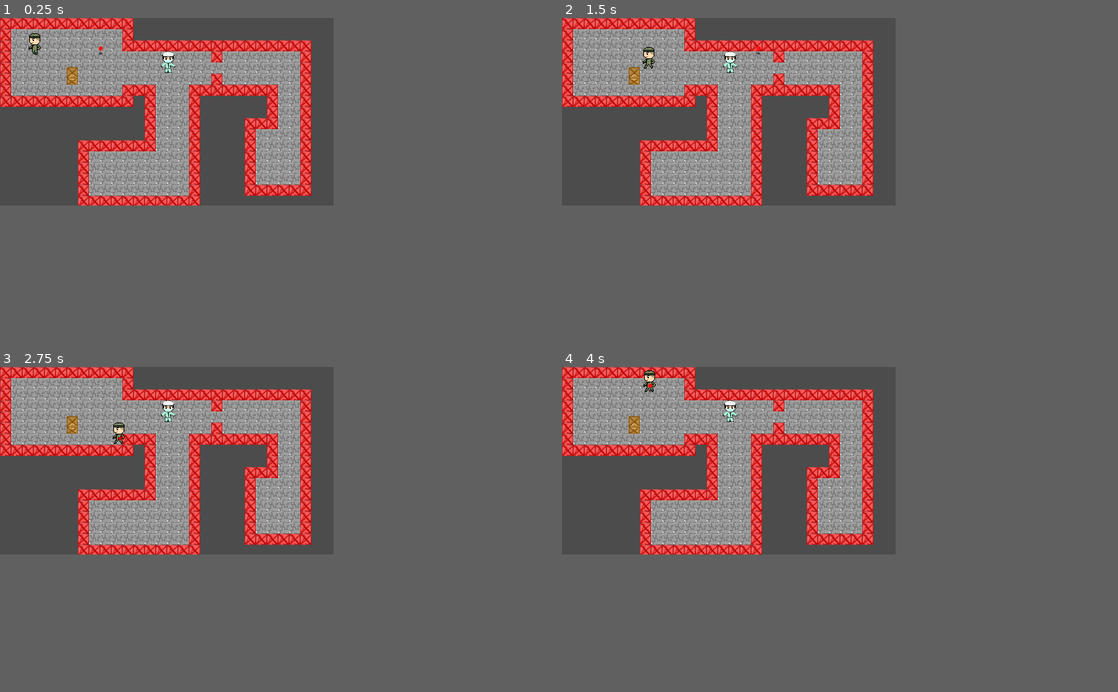
Above: before the commit, frames 1-4 (two rows, left to right).
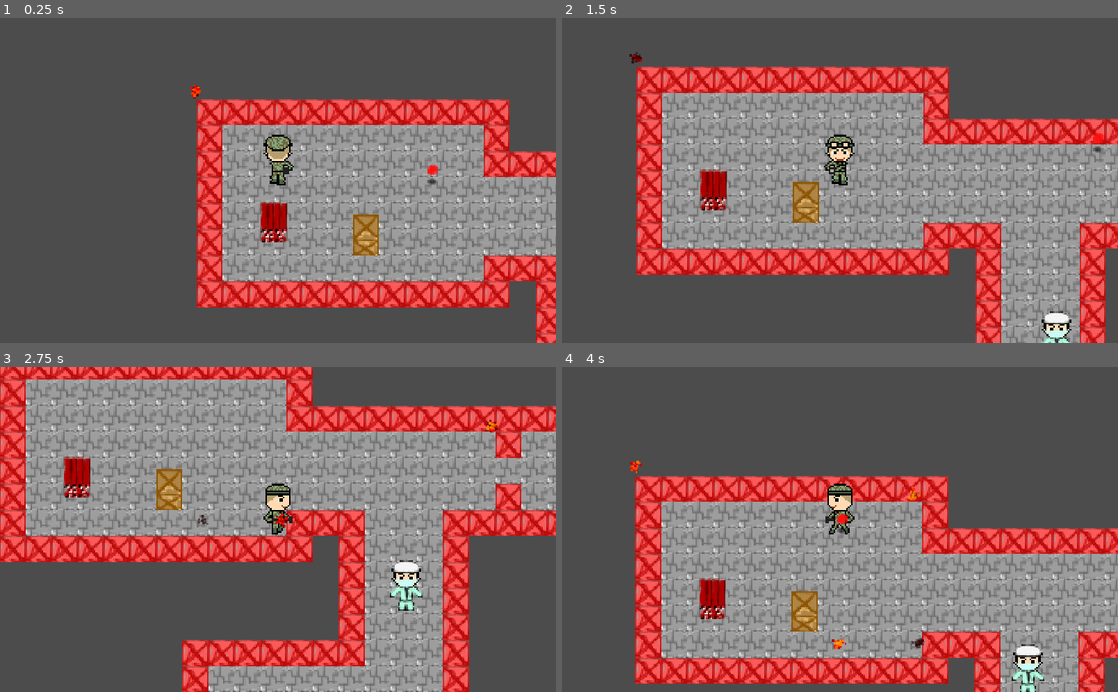
Above: after the commit, the same moments.

Repository: EnderGnar/outofcontrol-game
Game: Godot game, scene res://Scenes/World.tscn
Same seed, same stepped clock (60 frames per second), same inputs: the game is played once before the commit and once after it.
Inputs:
- Up to frame 1 (0.25 s): no input
- Up to frame 2 (1.5 s): hold D (move_right) 0.53-1.28 s; hold S (move_down) from 1.28 s (still down)
- Up to frame 3 (2.75 s): release S (move_down) at 2.03 s; hold D (move_right) from 2.03 s (still down)
- Up to frame 4 (4 s): release D (move_right) at 2.78 s; hold W (move_up) 2.78-3.53 s; hold A (move_left) from 3.53 s (still down)
The window is 480x270 before the commit and 800x468 after it. Grey fills any space a smaller window leaves; there, only what the larger window draws over its background counts as a difference.

The runs differ from the first frame. In frame 1, 57% of the frame differs, in the area x 0-100%, y 0-100%; in frame 2, 59%; in frame 3, 59%; in frame 4, 62%.
Error before the commit: Invalid get index '0' (on base: 'Array'). (res://Scripts/Scientist.gd:14)

Commit message:
Explosive

Diff:
--- /dev/null
+++ b/Scenes/Explosive.tscn
@@ -0,0 +1,30 @@
+[gd_scene load_steps=6 format=2]
+
+[ext_resource path="res://Assets/Objects/explosive/default.png" type="Texture" id=1]
+[ext_resource path="res://Scripts/Explosive.gd" type="Script" id=2]
+[ext_resource path="res://Scenes/Explosion.tscn" type="PackedScene" id=3]
+
+[sub_resource type="SpriteFrames" id=1]
+animations = [ {
+"frames": [ ExtResource( 1 ) ],
+"loop": true,
+"name": "default",
+"speed": 5.0
+} ]
+
+[sub_resource type="RectangleShape2D" id=2]
+extents = Vector2( 8, 8 )
+
+[node name="Explosive" type="StaticBody2D"]
+collision_layer = 4
+collision_mask = 0
+script = ExtResource( 2 )
+Explosion = ExtResource( 3 )
+
+[node name="Sprite" type="AnimatedSprite" parent="."]
+position = Vector2( 8, 0 )
+frames = SubResource( 1 )
+
+[node name="Collider" type="CollisionShape2D" parent="."]
+position = Vector2( 8, 8 )
+shape = SubResource( 2 )
--- a/Scenes/Player.tscn
+++ b/Scenes/Player.tscn
@@ -141,24 +141,24 @@
 
 [sub_resource type="SpriteFrames" id=1]
 animations = [ {
+"frames": [ ExtResource( 50 ), ExtResource( 51 ), ExtResource( 52 ), ExtResource( 53 ), ExtResource( 66 ), ExtResource( 81 ), ExtResource( 82 ), ExtResource( 64 ), ExtResource( 67 ), ExtResource( 73 ), ExtResource( 57 ), ExtResource( 65 ), ExtResource( 80 ), ExtResource( 60 ), ExtResource( 83 ), ExtResource( 58 ), ExtResource( 68 ), ExtResource( 74 ), ExtResource( 78 ), ExtResource( 79 ), ExtResource( 61 ), ExtResource( 69 ), ExtResource( 76 ), ExtResource( 84 ), ExtResource( 85 ), ExtResource( 86 ), ExtResource( 59 ), ExtResource( 62 ), ExtResource( 63 ), ExtResource( 70 ), ExtResource( 87 ), ExtResource( 71 ), ExtResource( 56 ), ExtResource( 72 ), ExtResource( 75 ), ExtResource( 77 ), ExtResource( 89 ), ExtResource( 88 ), ExtResource( 91 ), ExtResource( 90 ), ExtResource( 92 ), ExtResource( 47 ), ExtResource( 93 ), ExtResource( 116 ) ],
+"loop": true,
+"name": "move_right",
+"speed": 3.5
+}, {
 "frames": [ ExtResource( 102 ), ExtResource( 104 ), ExtResource( 126 ), ExtResource( 127 ), ExtResource( 120 ), ExtReso …(768 unchanged characters)…
 "loop": true,
-"name": "left",
-"speed": 3.5
-}, {
-"frames": [ ExtResource( 50 ), ExtResource( 51 ), ExtResource( 52 ), ExtResource( 53 ), ExtResource( 66 ), ExtResource( 81 ), ExtResource( 82 ), ExtResource( 64 ), ExtResource( 67 ), ExtResource( 73 ), ExtResource( 57 ), ExtResource( 65 ), ExtResource( 80 ), ExtResource( 60 ), ExtResource( 83 ), ExtResource( 58 ), ExtResource( 68 ), ExtResource( 74 ), ExtResource( 78 ), ExtResource( 79 ), ExtResource( 61 ), ExtResource( 69 ), ExtResource( 76 ), ExtResource( 84 ), ExtResource( 85 ), ExtResource( 86 ), ExtResource( 59 ), ExtResource( 62 ), ExtResource( 63 ), ExtResource( 70 ), ExtResource( 87 ), ExtResource( 71 ), ExtResource( 56 ), ExtResource( 72 ), ExtResource( 75 ), ExtResource( 77 ), ExtResource( 89 ), ExtResource( 88 ), ExtResource( 91 ), ExtResource( 90 ), ExtResource( 92 ), ExtResource( 47 ), ExtResource( 93 ), ExtResource( 116 ) ],
-"loop": true,
-"name": "right",
+"name": "move_left",
 "speed": 3.5
 }, {
 "frames": [ ExtResource( 54 ), ExtResource( 55 ), ExtResource( 48 ), ExtResource( 49 ) ],
 "loop": true,
-"name": "up",
+"name": "move_up",
 "speed": 7.0
 }, {
 "frames": [ ExtResource( 1 ), ExtResource( 10 ), ExtResource( 13 ), ExtResource( 12 ), ExtResource( 3 ), ExtResource( 5 …(723 unchanged characters)…
 "loop": true,
-"name": "down",
+"name": "move_down",
 "speed": 7.0
 } ]
 
@@ -171,10 +171,10 @@
 script = ExtResource( 2 )
 Bullet = ExtResource( 4 )
 
-[node name="Animation" type="AnimatedSprite" parent="."]
+[node name="Sprite" type="AnimatedSprite" parent="."]
 position = Vector2( 0, -12.8216 )
 frames = SubResource( 1 )
-animation = "left"
+animation = "move_up"
 
 [node name="CollisionShape2D" type="CollisionShape2D" parent="."]
 position = Vector2( 0, 0.00944281 )
--- a/Scenes/Scientist.tscn
+++ b/Scenes/Scientist.tscn
@@ -19,7 +19,6 @@
 collision_layer = 4
 collision_mask = 4
 script = ExtResource( 2 )
-Waypoints = [  ]
 
 [node name="Animation" type="AnimatedSprite" parent="."]
 position = Vector2( 0, -12.8216 )
--- a/Scenes/World.tscn
+++ b/Scenes/World.tscn
@@ -6,6 +6,8 @@
 [ext_resource path="res://Scenes/Explosion.tscn" type="PackedScene" id=4]
 [ext_resource path="res://Scenes/Box.tscn" type="PackedScene" id=5]
 [ext_resource path="res://Scenes/Scientist.tscn" type="PackedScene" id=6]
+[ext_resource path="res://Scripts/MainCam.gd" type="Script" id=7]
+[ext_resource path="res://Scenes/Explosive.tscn" type="PackedScene" id=8]
 
 [sub_resource type="ConvexPolygonShape2D" id=1]
 points = PoolVector2Array( 16, 16, 0, 16, 0, 0, 16, 0 )
@@ -63,10 +65,26 @@
 [node name="Player" parent="." instance=ExtResource( 2 )]
 position = Vector2( 50, 50 )
 
+[node name="MainCam" type="Camera2D" parent="Player"]
+zoom = Vector2( 0.333, 0.333 )
+script = ExtResource( 7 )
+
 [node name="Explosion" parent="." instance=ExtResource( 4 )]
 
 [node name="Box" parent="." instance=ExtResource( 5 )]
 position = Vector2( 96, 80 )
 
 [node name="Scientist" parent="." instance=ExtResource( 6 )]
-position = Vector2( 242.308, 75.0815 )
+position = Vector2( 263.838, 194.245 )
+Waypoints = [ Vector2( 230, 100 ), Vector2( 265, 100 ), Vector2( 265, 200 ), Vector2( 230, 200 ) ]
+
+[node name="Scientist2" parent="." instance=ExtResource( 6 )]
+position = Vector2( 424.765, 55 )
+Waypoints = [ Vector2( 424, 55 ) ]
+
+[node name="Scientist3" parent="." instance=ExtResource( 6 )]
+position = Vector2( 407.55, 55 )
+Waypoints = [ Vector2( 407, 55 ) ]
+
+[node name="Explosive" parent="." instance=ExtResource( 8 )]
+position = Vector2( 39.5051, 72.1989 )
--- a/Scripts/Explosion.gd
+++ b/Scripts/Explosion.gd
@@ -1,4 +1,18 @@
 extends Node2D
+
+var time = 0
+var offset = 0
+
+func _ready():
+	if offset == 0:
+		$Particle.emitting = true
+		$Timer.start()
+
+func _physics_process(delta):
+	time += delta
+	if time >= offset:
+		$Particle.emitting = true
+		$Timer.start()
 
 func _timeout():
 	get_parent().remove_child(self)
--- /dev/null
+++ b/Scripts/Explosive.gd
@@ -0,0 +1,25 @@
+extends StaticBody2D
+
+var health = 1
+
+var radius = 20
+
+export(PackedScene) var Explosion
+
+# Called when the node enters the scene tree for the first time.
+func _ready():
+	$Sprite.animation = "default"
+	pass # Replace with function body.
+
+func collision(_bullet):
+	health -= 1
+	if health <= 0:
+		$Collider.disabled = true
+		for _i in range(50):
+			var explosion = Explosion.instance()
+			var rad = rand_range(0, radius)
+			var dir = rand_range(0,PI*2)
+			explosion.position = Vector2(sin(dir) * rad, cos(dir) * rad) + position + Vector2(8,8)
+			explosion.get_node("Particle").emitting = true
+
+			get_parent().add_child(explosion)
--- /dev/null
+++ b/Scripts/MainCam.gd
@@ -0,0 +1,6 @@
+extends Camera2D
+
+
+func _ready():
+	current = true
+	pass # Replace with function body.
--- a/Scripts/Player.gd
+++ b/Scripts/Player.gd
@@ -13,7 +13,7 @@
 
 # Called when the node enters the scene tree for the first time.
 func _ready():
-	$Animation.play()
+	$Sprite.play()
 	pass # Replace with function body.
 
 func _physics_process(delta):
@@ -39,4 +39,16 @@
 			bullet.position = position
 			get_parent().add_child(bullet)
 
+
+	#Animation
+	if dir.length() > 0:
+		if shootDirection.x > 0:
+			$Sprite.animation = "move_right"
+		if shootDirection.x < 0:
+			$Sprite.animation = "move_left"
+		if shootDirection.y > 0:
+			$Sprite.animation = "move_down"
+		if shootDirection.y < 0:
+			$Sprite.animation = "move_up"
+
 	return move_and_slide(dir * speed)
--- a/Scripts/Scientist.gd
+++ b/Scripts/Scientist.gd
@@ -4,20 +4,32 @@
 export(Array, Vector2) var Waypoints = [Vector2(0,0)]
 var current = 0
 
-var speed = 50
+var speed = 20
+
+var since = 0
+var wait_time = 0.6
 
 # Called when the node enters the scene tree for the first time.
 func _ready():
 	pass # Replace with function body.
 
-func _physics_process(_delta):
+func _physics_process(delta):
 	var goal = Waypoints[current]
 
-	if (goal - position).length() < 1:
+	if (goal - position).length() < 1 && since >= wait_time:
+		since = 0
 		current = (current + 1) % Waypoints.size()
 		goal = Waypoints[current]
 
-	var dist = goal - position
+	if since < wait_time:
+		since += delta
+	else:
+		var dist = goal - position
+		var move = dist.normalized() * speed * delta
+		if move.length() > dist.length():
+			move = dist
+
+		move_and_collide(move)
 
 func collision(_bullet):
-	print('ded')
+	modulate = Color('#880000')
--- a/project.godot
+++ b/project.godot
@@ -21,8 +21,6 @@
 
 [display]
 
-window/size/width=480
-window/size/height=270
 window/stretch/mode="2d"
 window/stretch/aspect="keep"
 
Binary file added: Assets/Objects/explosive/default.png
Not shown, added: Assets/Objects/explosive/default.png.import
Not shown: 1 places in Scenes/World.tscn that only renumber resources
